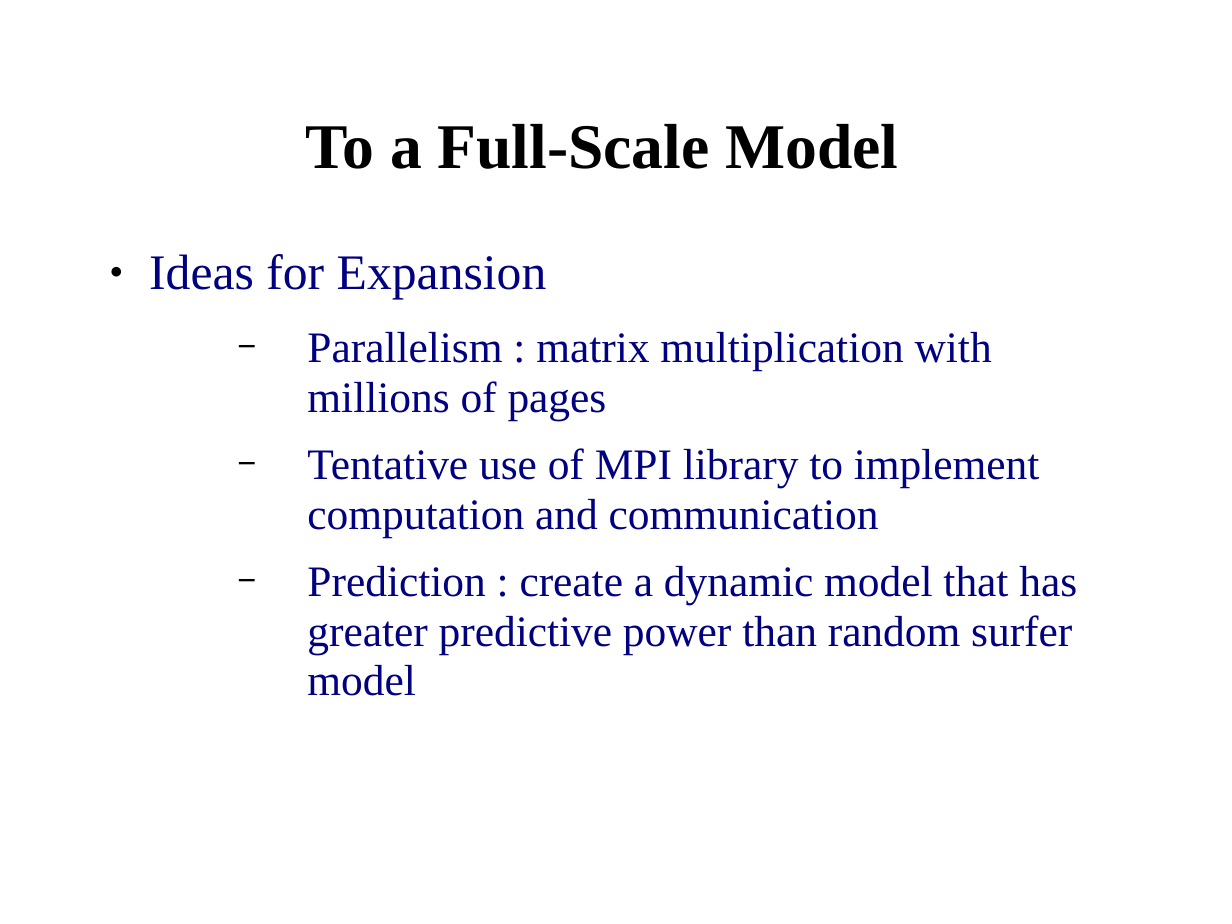
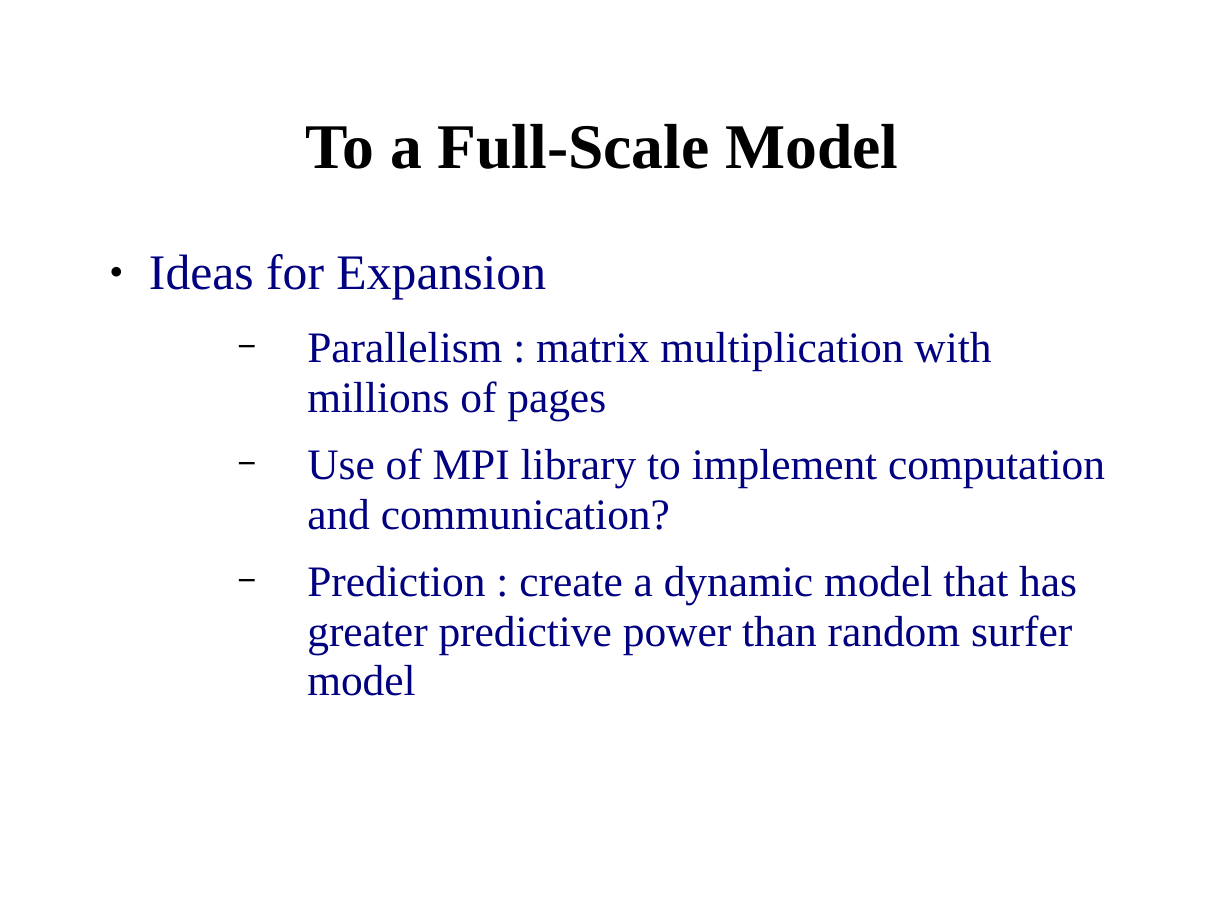
Before and after one commit to lasutschinkow/lasutschinkow-cs123, a slide deck: slide 13 of Presentations/prototype_presentation.ppt. Drawn at 1232x924 pixels with LibreOffice and Linux fonts; fonts in the diff are those of the drawing; background and template pictures are left out. Boxes give left, top, right and bottom in pixels: in the first picture for what was removed or moved away, otherwise in the second. Text is boxed around its words. In the diff, an @@ line names an element or a change of style, - is before the commit and + after.

```diff
--- a/Presentations/prototype_presentation.ppt
+++ b/Presentations/prototype_presentation.ppt
@@ text at <box>307,332,1077,696</box>: indent changed @@
@@ text at <box>307,448,1105,530</box>: text changed @@
-  − Tentative use of MPI library to implement computation and communication
+  − Use of MPI library to implement computation and communication?
```
Also in this commit, not shown: 3 other slides changed.
